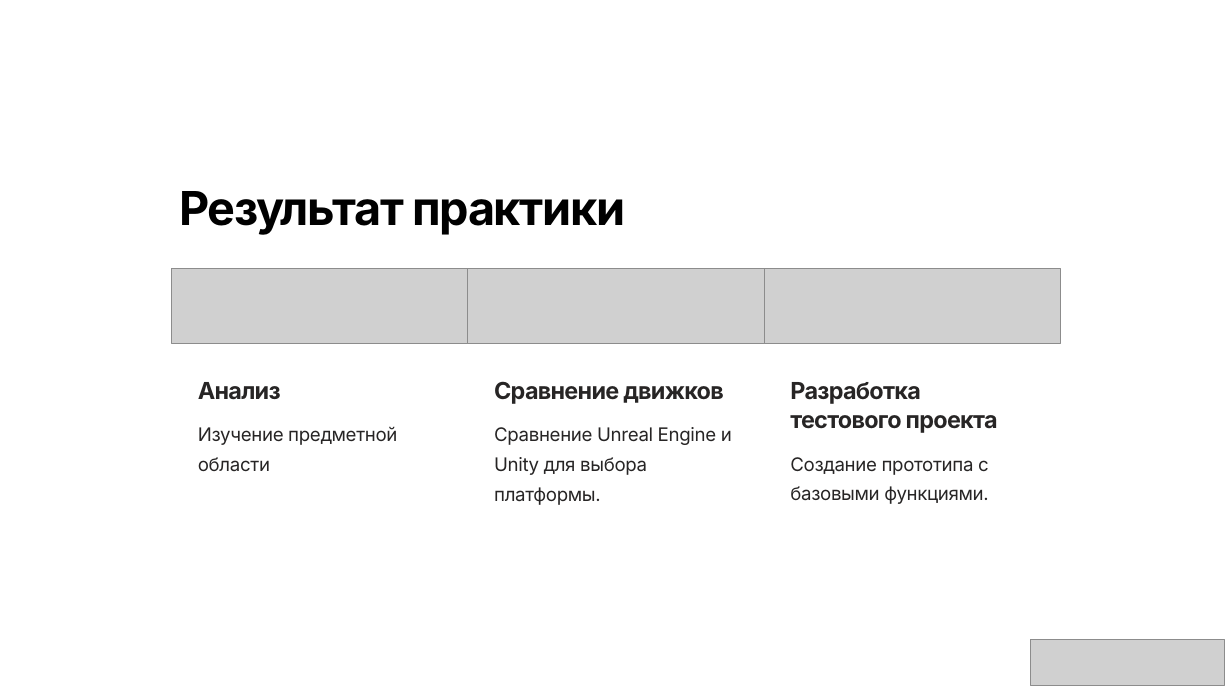
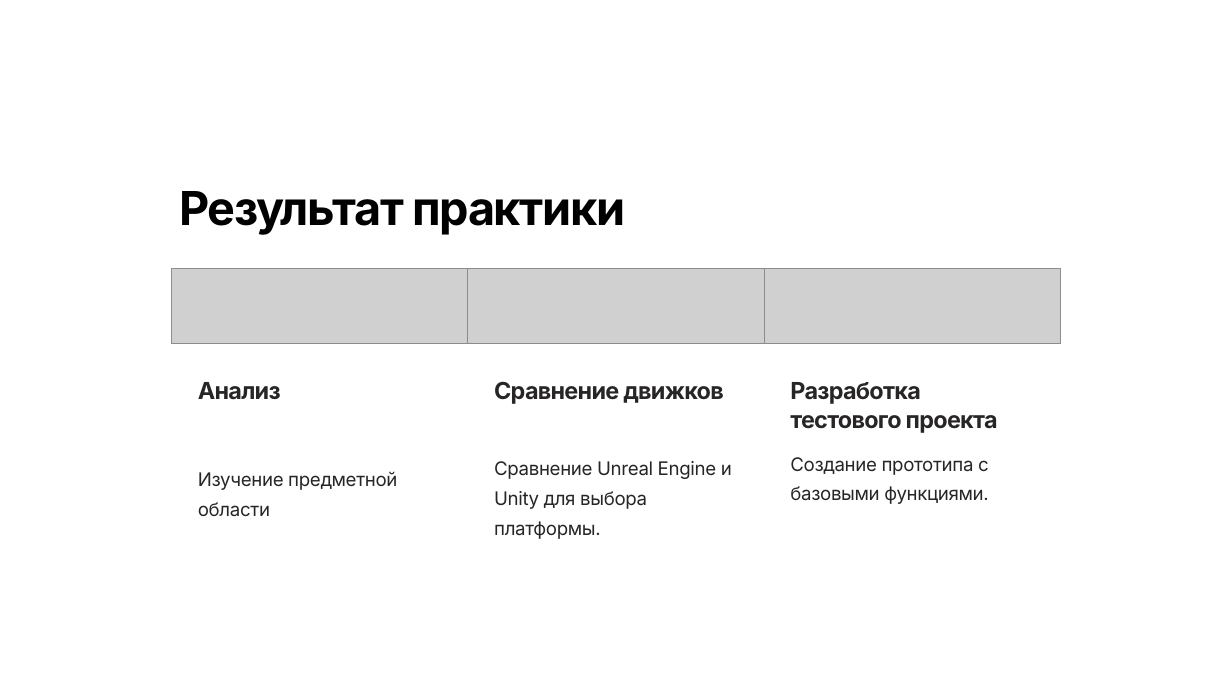
Before and after one commit to MAZUTA89/Farmer-s-Valley, a slide deck: slide 8 of ДипломДокументы/Преддипломная практика/Razrabotka-programmnyh-komponentov-dlya-igry-fermerskogo-simulyatora.pptx. Drawn at 1232x693 pixels with LibreOffice and Linux fonts; fonts in the diff are those of the drawing; grey boxes stand for pictures. Boxes give left, top, right and bottom in pixels: in the first picture for what was removed or moved away, otherwise in the second. Text is boxed around its words. In the diff, an @@ line names an element or a change of style, - is before the commit and + after.

```diff
--- a/ДипломДокументы/Преддипломная практика/Razrabotka-programmnyh-komponentov-dlya-igry-fermerskogo-simulyatora.pptx
+++ b/ДипломДокументы/Преддипломная практика/Razrabotka-programmnyh-komponentov-dlya-igry-fermerskogo-simulyatora.pptx
@@ text "Сравнение Unreal Engine и Unity ...": place and size @@
-text "Сравнение Unreal Engine и Unity ..." at bbox=[494, 427, 732, 505]
+text "Сравнение Unreal Engine и Unity ..." at bbox=[494, 461, 732, 539]
@@ text "Изучение предметной области": place and size @@
-text "Изучение предметной области" at bbox=[198, 426, 397, 471]
+text "Изучение предметной области" at bbox=[198, 471, 397, 516]
@@ picture removed at bbox=[1031, 639, 1224, 685] @@
```
Also in this commit, not shown: 6 other slides changed, 1 slide added, 1 slide removed, 18 other files.
